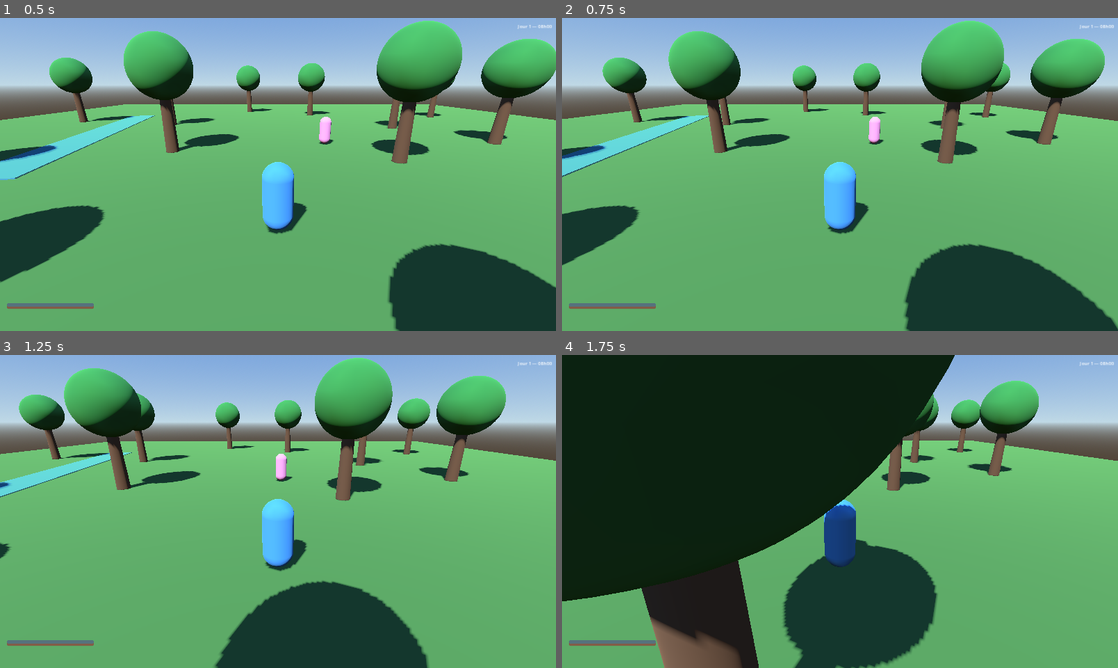
Above: before the commit, frames 1-4 (two rows, left to right).
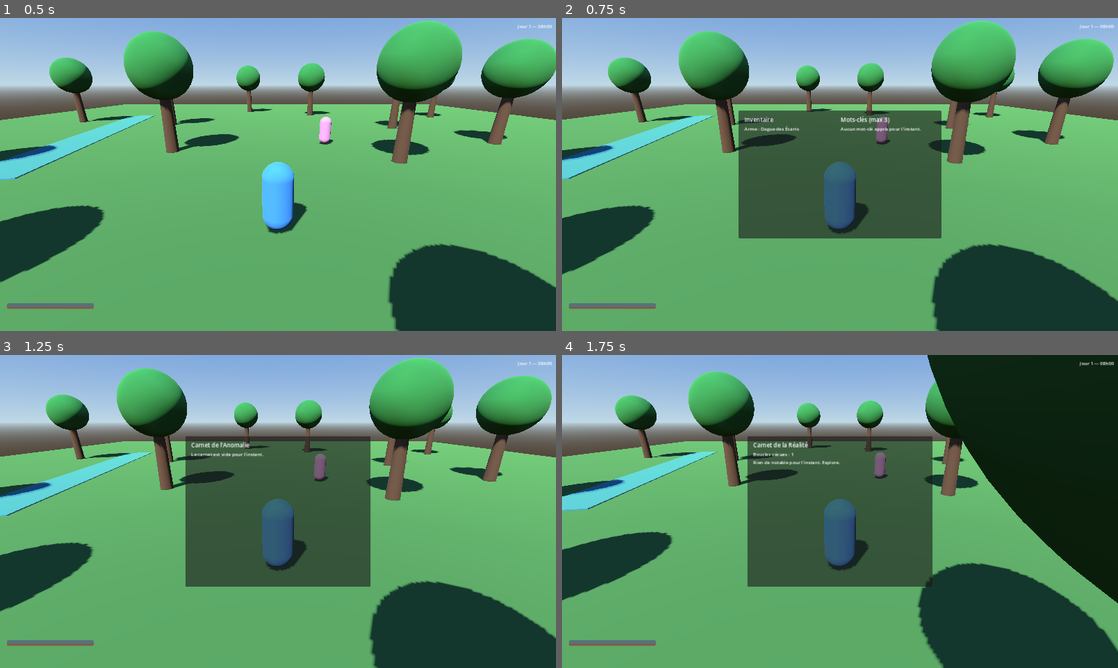
Above: after the commit, the same moments.

Repository: mdzzdemon-code/polo
Game: Godot game, scene res://core/main.tscn
The game is run twice, just before and just after one commit, with the same random seed, the same clock (stepped at 60 frames per second) and the same inputs.
Inputs (mouse positions are in pixels of both pictures, inside the frame that each line leads up to):
- Up to frame 1 (0.5 s): no input
- Up to frame 2 (0.75 s): tap Enter at 0.5 s; move the mouse to (962, 158) at 0.52 s; hold D from 0.53 s (still down); tap I at 0.6 s; click (962, 158) at 0.67 s
- Up to frame 3 (1.25 s): keep holding D; tap Space at 0.77 s; tap C at 0.8 s
- Up to frame 4 (1.75 s): move the mouse to (728, 527) at 1.27 s; release D at 1.28 s; hold S from 1.28 s (still down); tap C at 1.35 s; click (728, 527) at 1.42 s; tap Space at 1.52 s; tap V at 1.55 s

Frame 1 is identical in both runs. In frame 2, 24% of the frame differs, in the area x 0-100%, y 0-100%; in frame 3, 49%; in frame 4, 85%.

Commit message:
Flesh out loops, memory/quest UI, and menu system
Step 8/9 (Temps/Boucles): LoopManager now actually ends a loop at day 4
(day_changed > 3) as well as on player death, clears loop-scoped flags,
resets player health/stability/inventory, and always restarts the Anomaly
back in Foret_Aube — matching "une boucle = 3 jours" and "les objets ne
persistent pas, les souvenirs oui".

Step 10/11/12 (Mémoire/Inventaire/Mots-clés): added the Carnet de
l'Anomalie and Carnet de Réalité panels (C / V) reading straight from
MemoryManager/QuestManager — the reality notebook deliberately never
states a quest as "failed", only "en cours" or "résolue", per the design
note that the world should never tell the player what they missed. The
Inventory panel (I) doubles as the keyword equip screen (max 3) since the
architecture doc doesn't carve out a separate Keywords UI folder.

New UIManager autoload gives the panels mutual exclusion (opening one
closes another) and flips GameManager's mode; MenuHotkeys centralizes the
I/C/V/Escape polling instead of duplicating it per panel.

Co-Authored-By: Claude Sonnet 5 <noreply@anthropic.com>
Claude-Session: https://claude.ai/code/session_01Pj1EeMJHdXREJX1cDUYCmg

Diff:
--- a/combat/Stability/stability_component.gd
+++ b/combat/Stability/stability_component.gd
@@ -43,3 +43,10 @@
 	is_broken = false
 	current_stability = max_stability * 0.5
 	changed.emit(current_stability, max_stability)
+
+
+func reset() -> void:
+	is_broken = false
+	_time_since_hit = 0.0
+	current_stability = max_stability
+	changed.emit(current_stability, max_stability)
--- a/core/loop_manager.gd
+++ b/core/loop_manager.gd
@@ -1,19 +1,40 @@
 extends Node
-## Tracks the current loop number and drives loop start/end/reset (death, voluntary reset, natural end).
+## Tracks the current loop number and drives loop start/end/reset (death, end
+## of day 3, or a future voluntary reset). A loop always restarts the Anomaly
+## at the forest — memories persist, the world and most items do not.
 
 signal loop_started(loop_number: int)
-signal loop_ended(loop_number: int)
+signal loop_ended(loop_number: int, reason: String)
+
+const LOOP_START_SCENE := "res://world/Solenne/Foret_Aube/foret_aube.tscn"
 
 var loop_number: int = 1
+
+
+func _ready() -> void:
+	TimeManager.day_changed.connect(_on_day_changed)
+
+
+func _on_day_changed(day: int) -> void:
+	if day > 3:
+		end_loop("day3_end")
+
+
+func end_loop(reason: String = "natural") -> void:
+	loop_ended.emit(loop_number, reason)
+	MemoryManager.persist_across_loop()
+	start_new_loop()
 
 
 func start_new_loop() -> void:
 	loop_number += 1
 	TimeManager.reset_for_new_loop()
+	EventManager.clear_loop_scoped_flags()
+	var player := GameManager.player
+	if player:
+		player.health = player.max_health
+		player.health_changed.emit(player.health, player.max_health)
+		player.stability.reset()
+		player.inventory.clear_loop_scoped_items()
 	loop_started.emit(loop_number)
-
-
-func end_loop(reason: String = "natural") -> void:
-	loop_ended.emit(loop_number)
-	MemoryManager.persist_across_loop()
-	start_new_loop()
+	GameManager.change_region(LOOP_START_SCENE)
--- a/core/main.tscn
+++ b/core/main.tscn
@@ -1,9 +1,13 @@
-[gd_scene load_steps=5 format=3]
+[gd_scene load_steps=9 format=3]
 
 [ext_resource type="Script" path="res://core/main.gd" id="1"]
 [ext_resource type="PackedScene" path="res://player/player.tscn" id="2"]
 [ext_resource type="PackedScene" path="res://ui/HUD/hud.tscn" id="3"]
 [ext_resource type="PackedScene" path="res://ui/Dialogue/dialogue_ui.tscn" id="4"]
+[ext_resource type="PackedScene" path="res://ui/Inventory/inventory_ui.tscn" id="5"]
+[ext_resource type="PackedScene" path="res://ui/CarnetAnomalie/carnet_anomalie_ui.tscn" id="6"]
+[ext_resource type="PackedScene" path="res://ui/CarnetRealite/carnet_realite_ui.tscn" id="7"]
+[ext_resource type="Script" path="res://ui/Menus/menu_hotkeys.gd" id="8"]
 
 [node name="Main" type="Node3D"]
 script = ExtResource("1")
@@ -17,3 +21,12 @@
 [node name="HUD" parent="UI" instance=ExtResource("3")]
 
 [node name="DialogueUI" parent="UI" instance=ExtResource("4")]
+
+[node name="InventoryUI" parent="UI" instance=ExtResource("5")]
+
+[node name="CarnetAnomalieUI" parent="UI" instance=ExtResource("6")]
+
+[node name="CarnetRealiteUI" parent="UI" instance=ExtResource("7")]
+
+[node name="MenuHotkeys" type="Node" parent="."]
+script = ExtResource("8")
--- a/project.godot
+++ b/project.godot
@@ -32,6 +32,7 @@
 ConsequenceManager="*res://reality/Consequences/consequence_manager.gd"
 ContentRegistry="*res://core/content_registry.gd"
 AudioManager="*res://audio/audio_manager.gd"
+UIManager="*res://ui/Menus/ui_manager.gd"
 
 [audio]
 
--- /dev/null
+++ b/ui/CarnetAnomalie/carnet_anomalie_ui.gd
@@ -0,0 +1,36 @@
+extends Control
+## The Anomaly's own notebook: renders MemoryManager's current (possibly
+## false, possibly illegible) understanding of each memory it holds.
+
+@onready var list: VBoxContainer = $Panel/VBox/List
+
+
+func _ready() -> void:
+	UIManager.register_panel(&"carnet_anomalie", self)
+	UIManager.panel_opened.connect(_on_panel_opened)
+	MemoryManager.memory_recovered.connect(func(_id): refresh())
+	MemoryManager.memory_lost.connect(func(_id): refresh())
+	MemoryManager.memory_revealed.connect(func(_id): refresh())
+
+
+func _on_panel_opened(panel_name: StringName) -> void:
+	if panel_name == &"carnet_anomalie":
+		refresh()
+
+
+func refresh() -> void:
+	for c in list.get_children():
+		c.queue_free()
+	if MemoryManager.known_memories.is_empty():
+		var lbl := Label.new()
+		lbl.text = "Le carnet est vide pour l'instant."
+		list.add_child(lbl)
+		return
+	for id in MemoryManager.known_memories.keys():
+		var memory: MemoryData = MemoryManager.known_memories[id]
+		var lbl := RichTextLabel.new()
+		lbl.fit_content = true
+		lbl.bbcode_enabled = true
+		var status := " [illisible]" if MemoryManager.is_lost(id) else ""
+		lbl.text = "[b]%s%s[/b]\n%s" % [memory.display_name, status, MemoryManager.carnet_text_for(id)]
+		list.add_child(lbl)
--- /dev/null
+++ b/ui/CarnetAnomalie/carnet_anomalie_ui.tscn
@@ -0,0 +1,41 @@
+[gd_scene load_steps=2 format=3]
+
+[ext_resource type="Script" path="res://ui/CarnetAnomalie/carnet_anomalie_ui.gd" id="1"]
+
+[node name="CarnetAnomalieUI" type="Control"]
+layout_mode = 3
+anchors_preset = 15
+anchor_right = 1.0
+anchor_bottom = 1.0
+mouse_filter = 2
+script = ExtResource("1")
+
+[node name="Panel" type="Panel" parent="."]
+layout_mode = 1
+anchors_preset = 8
+anchor_left = 0.5
+anchor_top = 0.5
+anchor_right = 0.5
+anchor_bottom = 0.5
+offset_left = -320.0
+offset_top = -260.0
+offset_right = 320.0
+offset_bottom = 260.0
+
+[node name="VBox" type="VBoxContainer" parent="Panel"]
+layout_mode = 1
+anchors_preset = 15
+anchor_right = 1.0
+anchor_bottom = 1.0
+offset_left = 20.0
+offset_top = 16.0
+offset_right = -20.0
+offset_bottom = -16.0
+
+[node name="Title" type="Label" parent="Panel/VBox"]
+layout_mode = 2
+theme_override_font_sizes/font_size = 20
+text = "Carnet de l'Anomalie"
+
+[node name="List" type="VBoxContainer" parent="Panel/VBox"]
+layout_mode = 2
--- /dev/null
+++ b/ui/CarnetRealite/carnet_realite_ui.gd
@@ -0,0 +1,38 @@
+extends Control
+## The Reality notebook: near-empty at first, fills in with discovered quest
+## hints as the player explores. Never states outright that a quest failed —
+## "le monde continue sans moi" is the point.
+
+@onready var list: VBoxContainer = $Panel/VBox/List
+@onready var loop_label: Label = $Panel/VBox/LoopLabel
+
+
+func _ready() -> void:
+	UIManager.register_panel(&"carnet_realite", self)
+	UIManager.panel_opened.connect(_on_panel_opened)
+
+
+func _on_panel_opened(panel_name: StringName) -> void:
+	if panel_name == &"carnet_realite":
+		refresh()
+
+
+func refresh() -> void:
+	loop_label.text = "Boucles vécues : %d" % LoopManager.loop_number
+	for c in list.get_children():
+		c.queue_free()
+	if QuestManager.discovered_quests.is_empty():
+		var lbl := Label.new()
+		lbl.text = "Rien de notable pour l'instant. Explore."
+		list.add_child(lbl)
+		return
+	for qid in QuestManager.discovered_quests:
+		var q: QuestData = QuestManager.all_quests.get(qid)
+		if q == null:
+			continue
+		var status := "résolue" if qid in QuestManager.completed_quests else "en cours"
+		var lbl := RichTextLabel.new()
+		lbl.fit_content = true
+		lbl.bbcode_enabled = true
+		lbl.text = "[b]%s[/b] (%s)\n%s" % [q.title, status, q.summary]
+		list.add_child(lbl)
--- /dev/null
+++ b/ui/CarnetRealite/carnet_realite_ui.tscn
@@ -0,0 +1,45 @@
+[gd_scene load_steps=2 format=3]
+
+[ext_resource type="Script" path="res://ui/CarnetRealite/carnet_realite_ui.gd" id="1"]
+
+[node name="CarnetRealiteUI" type="Control"]
+layout_mode = 3
+anchors_preset = 15
+anchor_right = 1.0
+anchor_bottom = 1.0
+mouse_filter = 2
+script = ExtResource("1")
+
+[node name="Panel" type="Panel" parent="."]
+layout_mode = 1
+anchors_preset = 8
+anchor_left = 0.5
+anchor_top = 0.5
+anchor_right = 0.5
+anchor_bottom = 0.5
+offset_left = -320.0
+offset_top = -260.0
+offset_right = 320.0
+offset_bottom = 260.0
+
+[node name="VBox" type="VBoxContainer" parent="Panel"]
+layout_mode = 1
+anchors_preset = 15
+anchor_right = 1.0
+anchor_bottom = 1.0
+offset_left = 20.0
+offset_top = 16.0
+offset_right = -20.0
+offset_bottom = -16.0
+
+[node name="Title" type="Label" parent="Panel/VBox"]
+layout_mode = 2
+theme_override_font_sizes/font_size = 20
+text = "Carnet de la Réalité"
+
+[node name="LoopLabel" type="Label" parent="Panel/VBox"]
+layout_mode = 2
+text = "Boucles vécues : 1"
+
+[node name="List" type="VBoxContainer" parent="Panel/VBox"]
+layout_mode = 2
--- /dev/null
+++ b/ui/Inventory/inventory_ui.gd
@@ -0,0 +1,57 @@
+extends Control
+## Inventory + keyword equip panel (I to toggle). The architecture doc doesn't
+## give Keywords its own UI folder, so it lives here as a second column.
+
+@onready var items_list: VBoxContainer = $Panel/HBox/Items/List
+@onready var keywords_list: VBoxContainer = $Panel/HBox/Keywords/List
+@onready var weapon_label: Label = $Panel/HBox/Items/WeaponLabel
+
+
+func _ready() -> void:
+	UIManager.register_panel(&"inventory", self)
+	UIManager.panel_opened.connect(_on_panel_opened)
+
+
+func _on_panel_opened(panel_name: StringName) -> void:
+	if panel_name == &"inventory":
+		refresh()
+
+
+func refresh() -> void:
+	var player: Player = GameManager.player
+	if player == null:
+		return
+
+	for c in items_list.get_children():
+		c.queue_free()
+	for entry in player.inventory.slots.values():
+		var lbl := Label.new()
+		lbl.text = "%s x%d" % [entry.item.display_name, entry.quantity]
+		items_list.add_child(lbl)
+
+	if player.combat.equipped_weapon:
+		weapon_label.text = "Arme : " + player.combat.equipped_weapon.display_name
+	else:
+		weapon_label.text = "Arme : aucune"
+
+	for c in keywords_list.get_children():
+		c.queue_free()
+	for kw in player.keywords.known_keywords:
+		var btn := Button.new()
+		var is_equipped: bool = kw in player.keywords.equipped
+		btn.text = ("[Équipé] " if is_equipped else "[ ] ") + kw.display_name + " — " + kw.concept
+		btn.pressed.connect(_on_keyword_pressed.bind(kw))
+		keywords_list.add_child(btn)
+	if player.keywords.known_keywords.is_empty():
+		var lbl := Label.new()
+		lbl.text = "Aucun mot-clé appris pour l'instant."
+		keywords_list.add_child(lbl)
+
+
+func _on_keyword_pressed(kw: KeywordData) -> void:
+	var player: Player = GameManager.player
+	if kw in player.keywords.equipped:
+		player.keywords.unequip(kw)
+	else:
+		player.keywords.equip(kw)
+	refresh()
--- /dev/null
+++ b/ui/Inventory/inventory_ui.tscn
@@ -0,0 +1,61 @@
+[gd_scene load_steps=2 format=3]
+
+[ext_resource type="Script" path="res://ui/Inventory/inventory_ui.gd" id="1"]
+
+[node name="InventoryUI" type="Control"]
+layout_mode = 3
+anchors_preset = 15
+anchor_right = 1.0
+anchor_bottom = 1.0
+mouse_filter = 2
+script = ExtResource("1")
+
+[node name="Panel" type="Panel" parent="."]
+layout_mode = 1
+anchors_preset = 8
+anchor_left = 0.5
+anchor_top = 0.5
+anchor_right = 0.5
+anchor_bottom = 0.5
+offset_left = -350.0
+offset_top = -220.0
+offset_right = 350.0
+offset_bottom = 220.0
+
+[node name="HBox" type="HBoxContainer" parent="Panel"]
+layout_mode = 1
+anchors_preset = 15
+anchor_right = 1.0
+anchor_bottom = 1.0
+offset_left = 20.0
+offset_top = 16.0
+offset_right = -20.0
+offset_bottom = -16.0
+
+[node name="Items" type="VBoxContainer" parent="Panel/HBox"]
+layout_mode = 2
+size_flags_horizontal = 3
+
+[node name="Title" type="Label" parent="Panel/HBox/Items"]
+layout_mode = 2
+theme_override_font_sizes/font_size = 20
+text = "Inventaire"
+
+[node name="WeaponLabel" type="Label" parent="Panel/HBox/Items"]
+layout_mode = 2
+text = "Arme : aucune"
+
+[node name="List" type="VBoxContainer" parent="Panel/HBox/Items"]
+layout_mode = 2
+
+[node name="Keywords" type="VBoxContainer" parent="Panel/HBox"]
+layout_mode = 2
+size_flags_horizontal = 3
+
+[node name="Title" type="Label" parent="Panel/HBox/Keywords"]
+layout_mode = 2
+theme_override_font_sizes/font_size = 20
+text = "Mots-clés (max 3)"
+
+[node name="List" type="VBoxContainer" parent="Panel/HBox/Keywords"]
+layout_mode = 2
--- /dev/null
+++ b/ui/Menus/menu_hotkeys.gd
@@ -0,0 +1,31 @@
+extends Node
+## Central key polling for menu toggles, so individual panels don't each
+## duplicate input handling. I = Inventaire, C = Carnet de l'Anomalie,
+## V = Carnet de Réalité, Escape = close whatever is open.
+
+var _i_was_down := false
+var _c_was_down := false
+var _v_was_down := false
+var _esc_was_down := false
+
+
+func _process(_delta: float) -> void:
+	var mode := GameManager.current_mode
+	if mode == GameManager.Mode.DIALOGUE or mode == GameManager.Mode.CUTSCENE:
+		return
+
+	_poll(KEY_I, "_i_was_down", &"inventory")
+	_poll(KEY_C, "_c_was_down", &"carnet_anomalie")
+	_poll(KEY_V, "_v_was_down", &"carnet_realite")
+
+	var esc_down := Input.is_physical_key_pressed(KEY_ESCAPE)
+	if esc_down and not _esc_was_down and UIManager.is_open():
+		UIManager.close()
+	_esc_was_down = esc_down
+
+
+func _poll(key: Key, state_field: String, panel_name: StringName) -> void:
+	var down := Input.is_physical_key_pressed(key)
+	if down and not get(state_field):
+		UIManager.toggle(panel_name)
+	set(state_field, down)
--- /dev/null
+++ b/ui/Menus/ui_manager.gd
@@ -0,0 +1,44 @@
+extends Node
+## Autoload. Mutual-exclusion coordinator for the toggleable menu panels
+## (Inventory, Carnet de l'Anomalie, Carnet de Réalité, pause...) so opening
+## one closes any other and correctly flips GameManager's mode.
+
+signal panel_opened(panel_name: StringName)
+signal panel_closed
+
+var current_panel: StringName = &""
+var panels: Dictionary = {} # StringName -> Control
+
+
+func register_panel(panel_name: StringName, node: Control) -> void:
+	panels[panel_name] = node
+	node.hide()
+
+
+func toggle(panel_name: StringName) -> void:
+	if current_panel == panel_name:
+		close()
+	else:
+		open(panel_name)
+
+
+func open(panel_name: StringName) -> void:
+	if current_panel != &"" and panels.has(current_panel):
+		panels[current_panel].hide()
+	current_panel = panel_name
+	if panels.has(panel_name):
+		panels[panel_name].show()
+	GameManager.set_mode(GameManager.Mode.MENU)
+	panel_opened.emit(panel_name)
+
+
+func close() -> void:
+	if current_panel != &"" and panels.has(current_panel):
+		panels[current_panel].hide()
+	current_panel = &""
+	GameManager.set_mode(GameManager.Mode.EXPLORATION)
+	panel_closed.emit()
+
+
+func is_open() -> bool:
+	return current_panel != &""
